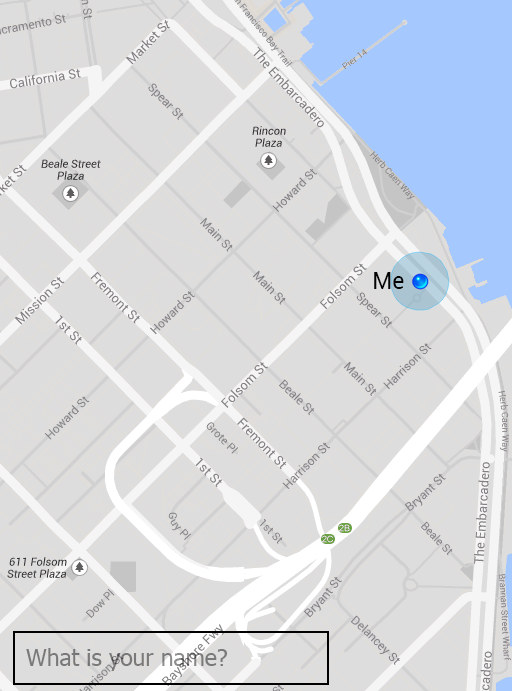
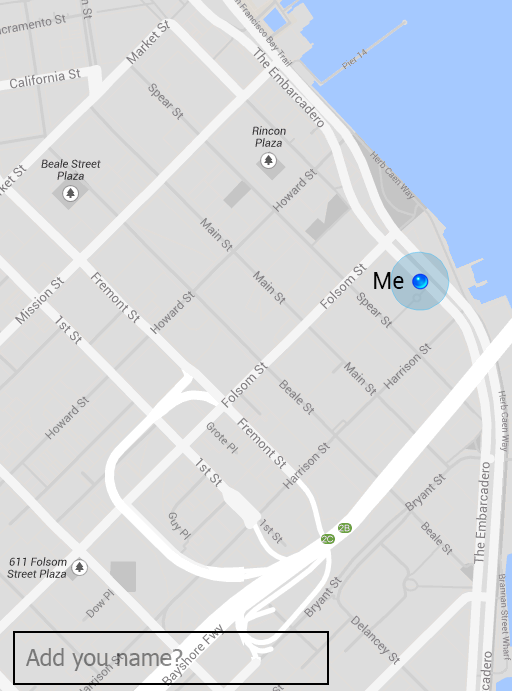
Layer changes from the first w=512, h=691 image to the second:
renamed "What is your name?" to "Add you name?", painted on it over (x1=26, y1=648, x2=228, y2=671)
